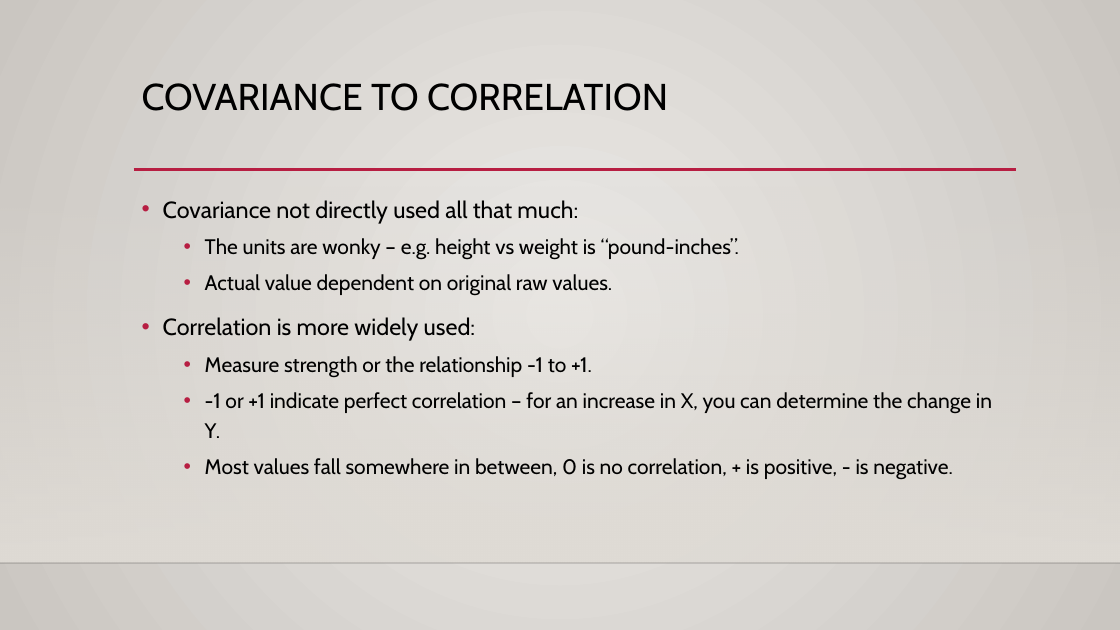
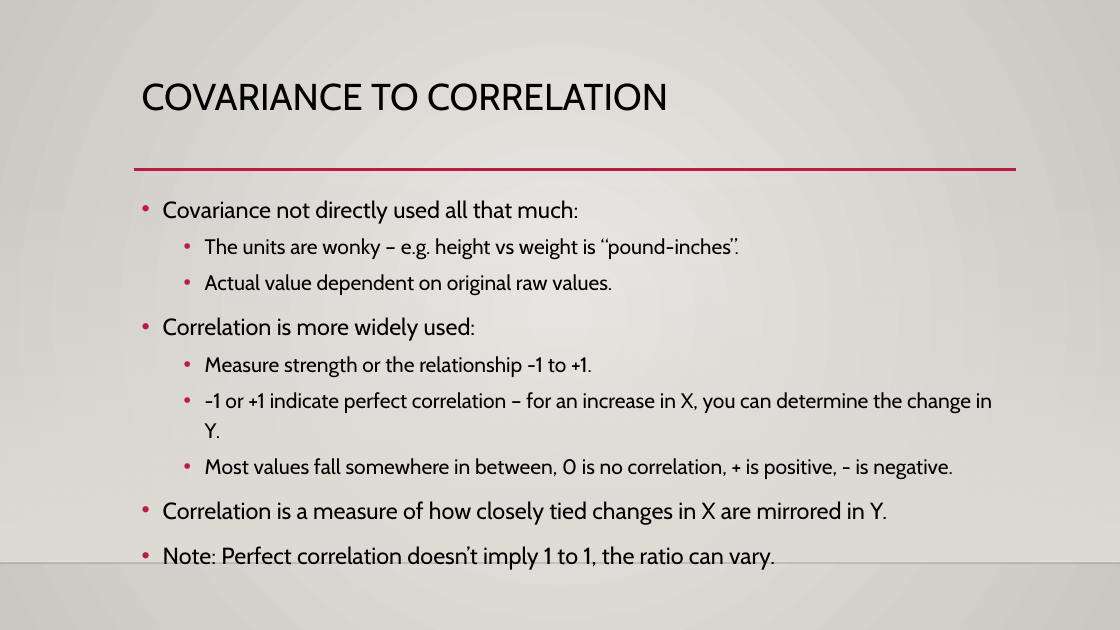
Before and after one commit to AkeemSemper/Basic_Stats_in_Python_Student_Workbooks, a slide deck: slide 8 of reference_material/slides/011_Correlation_Scatter.pptx. Drawn at 1120x630 pixels with LibreOffice and Linux fonts; fonts in the diff are those of the drawing; background and template pictures are left out. Boxes give left, top, right and bottom in pixels: in the first picture for what was removed or moved away, otherwise in the second. Text is boxed around its words. In the diff, an @@ line names an element or a change of style, - is before the commit and + after.

```diff
--- a/reference_material/slides/011_Correlation_Scatter.pptx
+++ b/reference_material/slides/011_Correlation_Scatter.pptx
@@ text at bbox=[163, 501, 887, 570]: paragraphs added @@
+• Correlation is a measure of how closely tied changes in X are mirrored in Y.
+• Note: Perfect correlation doesn’t imply 1 to 1, the ratio can vary.
```
Also in this commit, not shown: 1 other slide changed, 11 other files.
